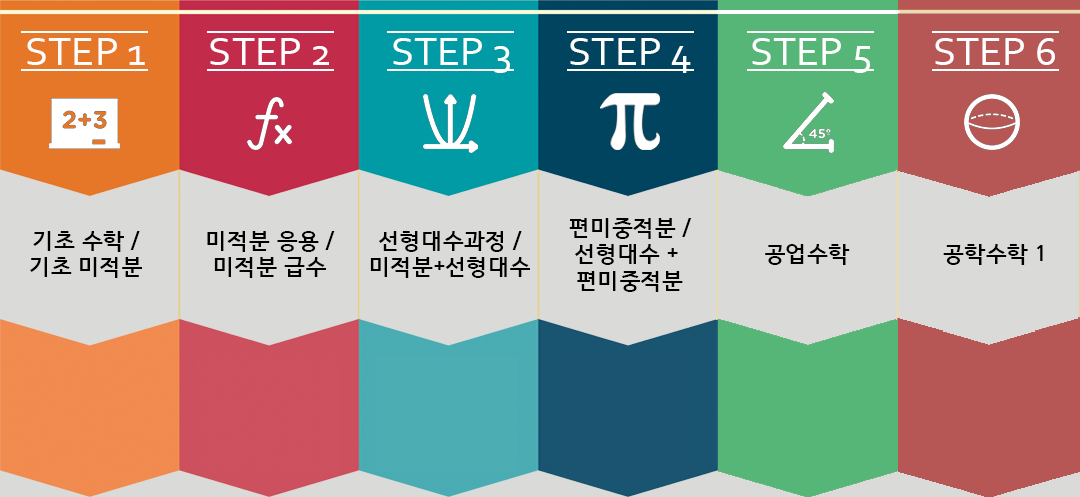
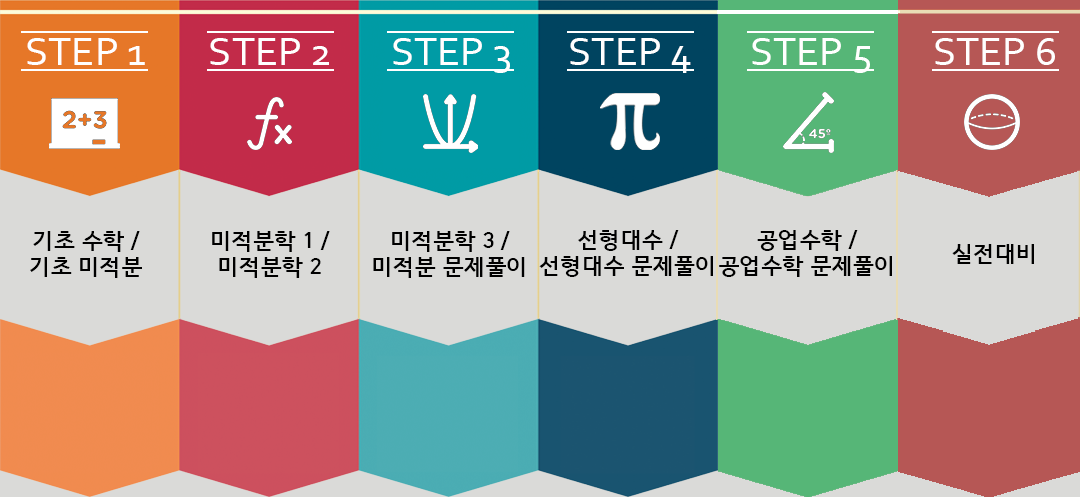
Two versions of the same layered image (1080 × 497). Layer-by-layer changes:
renamed "공학수학 1" to "실전대비", painted on it over (943, 244, 1043, 265)
renamed "공업수학" to "공업수학 / 공업수학 문제풀이", painted on it over (719, 230, 892, 277)
renamed "편미중적분 / 선형대수 + 편미중적분" to "선형대수 / 선형대수 문제풀이", painted on it over (539, 218, 713, 292)
renamed "선형대수과정 / 미적분+선형대수" to "미적분학 3 / 미적분 문제풀이", painted on it over (370, 231, 530, 278)
renamed "미적분 응용 / 미적분 급수" to "미적분학 1 / 미적분학 2", painted on it over (207, 231, 335, 278)
